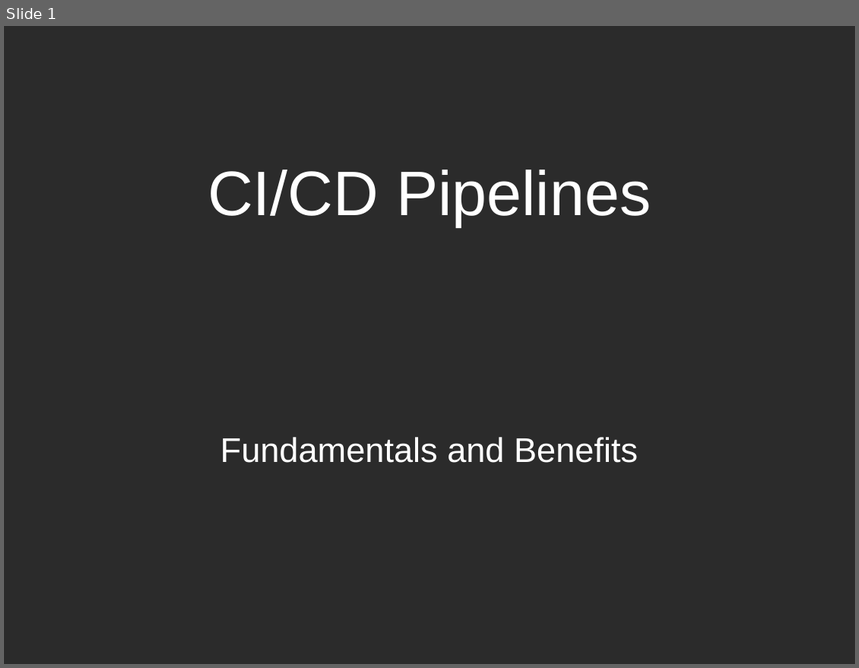
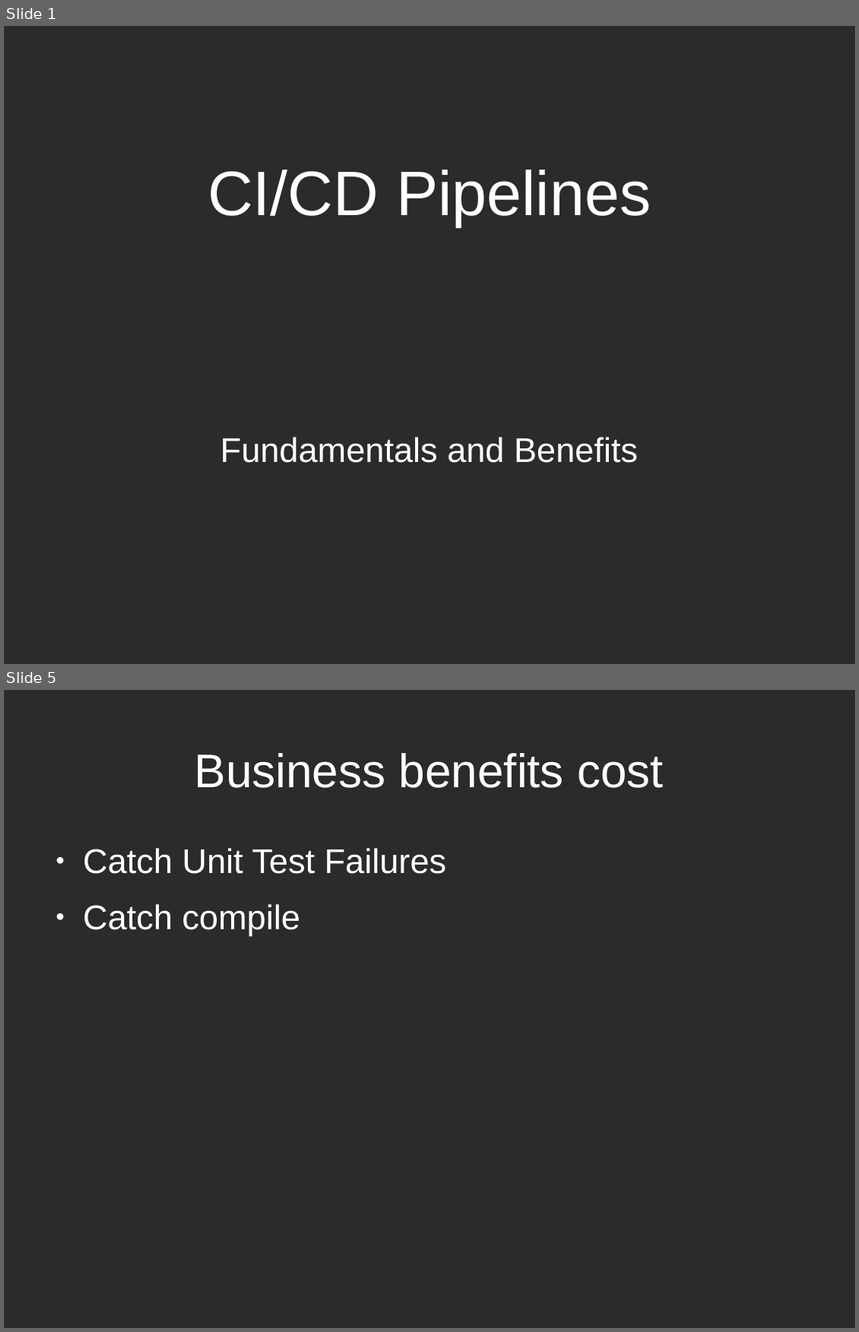
Before and after one commit to Tr3mo89/udacity-project-4-app-auto-deploy, a slide deck: presentation.odp. Shown one above the other, each under a label of ours: slide 1 before the commit, slides 1 and 5 after it; the slides between them are not shown. The pictures are 859x668 and 859x1332 pixels, drawn with LibreOffice and Linux fonts; fonts in the diff are those of the drawing; background and template pictures are left out; a plain dark background stands for a picture behind light text. Boxes give left, top, right and bottom in pixels: in the first picture for what was removed or moved away, otherwise in the second. Text is boxed around its words. In the diff, an @@ line names an element or a change of style, - is before the commit and + after.

```diff
--- a/presentation.odp
+++ b/presentation.odp
@@ slide 5 added at box(4, 690, 855, 1328), background picture (left out) @@
@@ title added at box(195, 753, 664, 788), 44 pt, text #FFFFFF @@
+Business benefits cost
@@ text added at box(83, 848, 447, 936), 32 pt, text #FFFFFF @@
+● Catch Unit Test Failures
+● Catch compile
```
Also in this commit, not shown: 3 other slides added, 3 slides removed, 1 other file.
